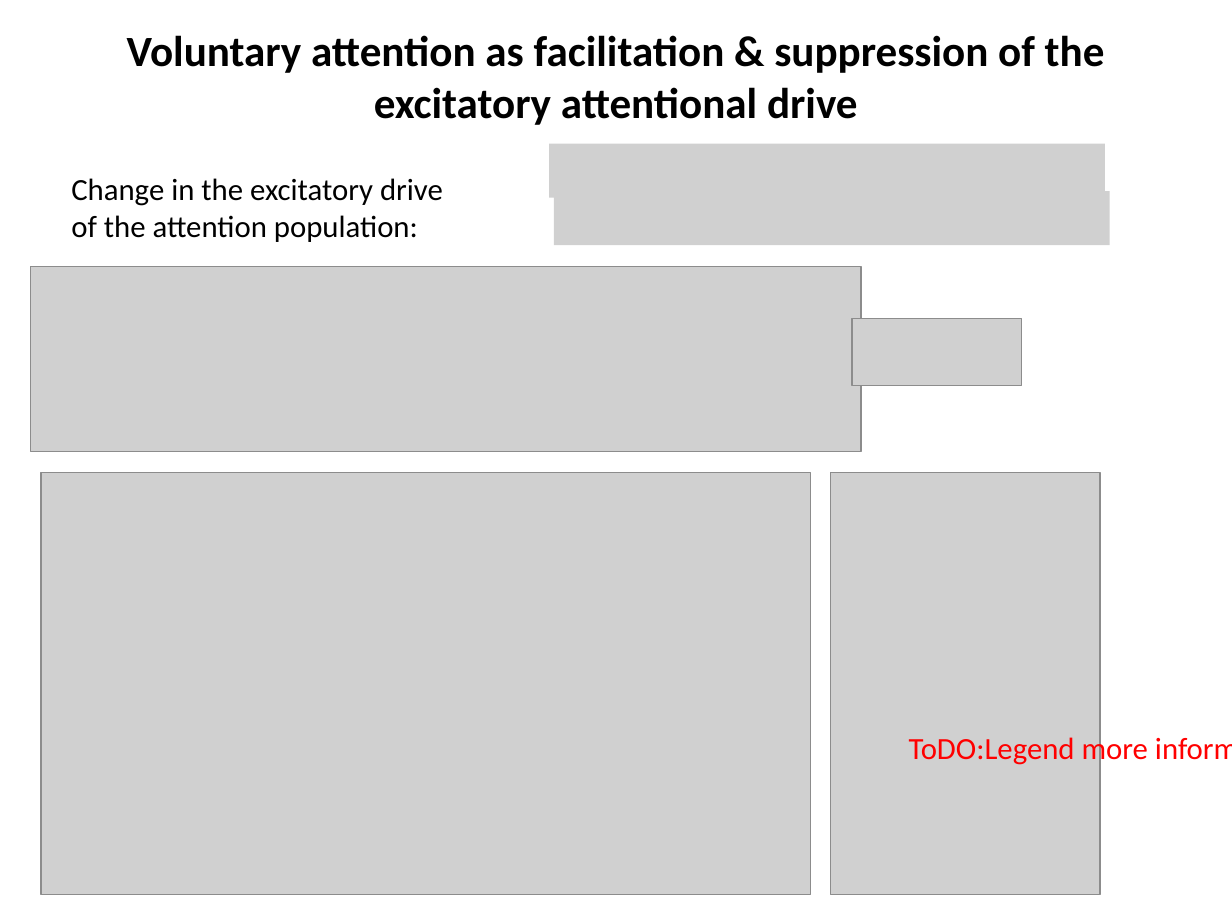
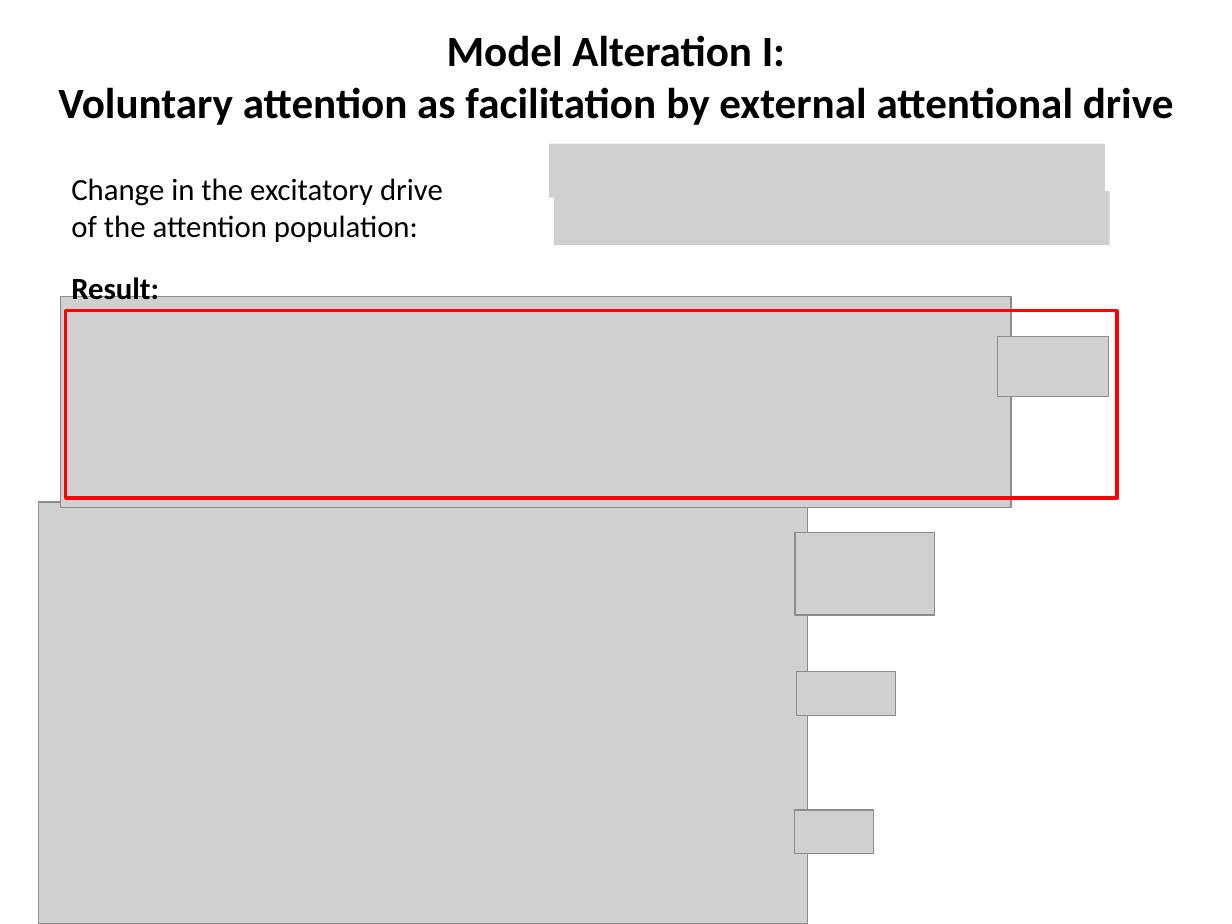
Before and after one commit to LukasNeugebauer/neuromatch_project, a slide deck: slide 6 of VoluntaryAttention_PossibilitiesForImplementation.pptx. Drawn at 1232x924 pixels with LibreOffice and Linux fonts; fonts in the diff are those of the drawing; grey boxes stand for pictures. Boxes give left, top, right and bottom in pixels: in the first picture for what was removed or moved away, otherwise in the second. Text is boxed around its words. In the diff, an @@ line names an element or a change of style, - is before the commit and + after.

```diff
--- a/VoluntaryAttention_PossibilitiesForImplementation.pptx
+++ b/VoluntaryAttention_PossibilitiesForImplementation.pptx
@@ title at bbox=[58, 35, 1174, 125]: text changed @@
-Voluntary attention as facilitation & suppression of the excitatory attentional drive
+Model Alteration I:
+Voluntary attention as facilitation by external attentional drive
@@ picture: place and size @@
-picture at bbox=[31, 267, 861, 452]
+picture at bbox=[60, 297, 1011, 508]
@@ text at bbox=[71, 273, 159, 300]: paragraph added @@
+Result:
@@ rectangle added at bbox=[65, 310, 1116, 498], outline #FF0000 2 pt @@
@@ picture removed at bbox=[853, 318, 1023, 384] @@
@@ picture added at bbox=[998, 336, 1109, 397] @@
@@ picture removed at bbox=[830, 472, 1099, 894] @@
@@ picture: place and size @@
-picture at bbox=[41, 472, 809, 894]
+picture at bbox=[38, 501, 807, 924]
@@ picture added at bbox=[795, 532, 934, 615] @@
@@ picture added at bbox=[796, 671, 894, 716] @@
@@ text removed at bbox=[909, 733, 1148, 767] @@
-ToDO:Legend more informativ
@@ picture added at bbox=[795, 809, 873, 853] @@
```
Also in this commit, not shown: 5 other slides changed.
